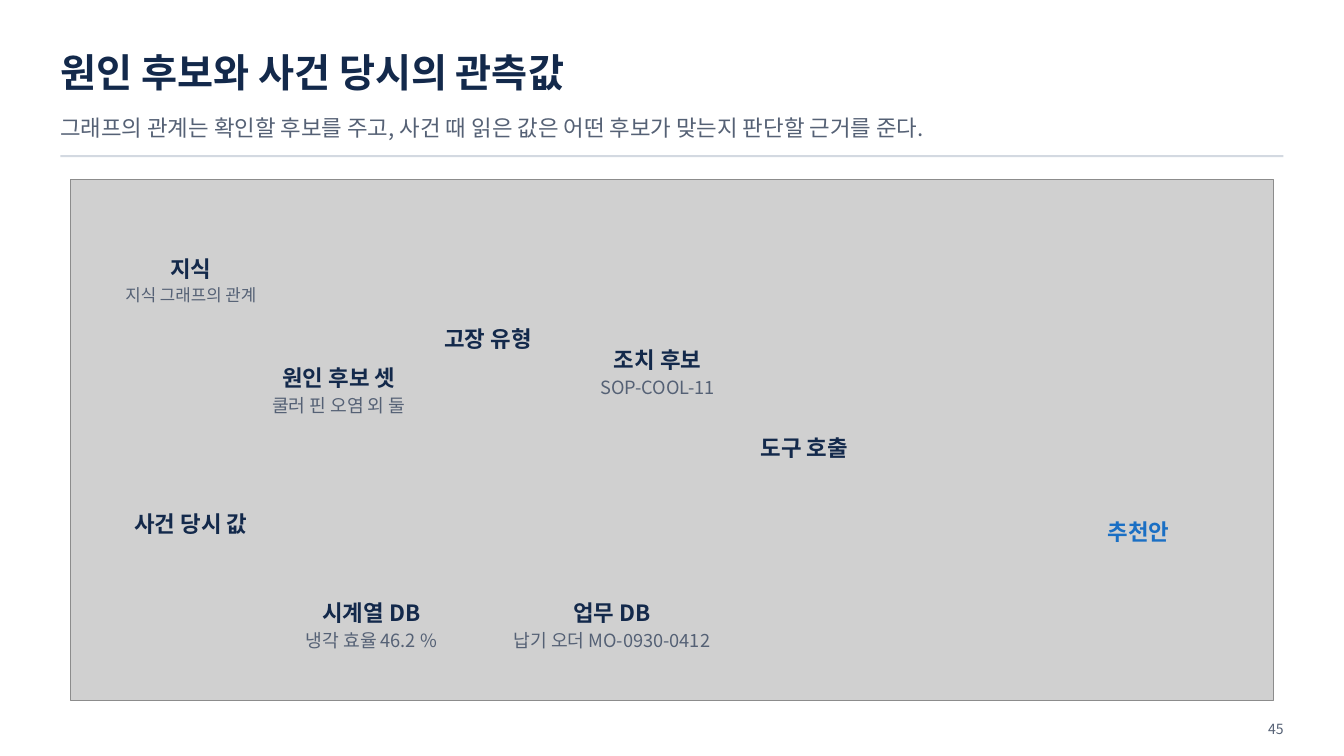
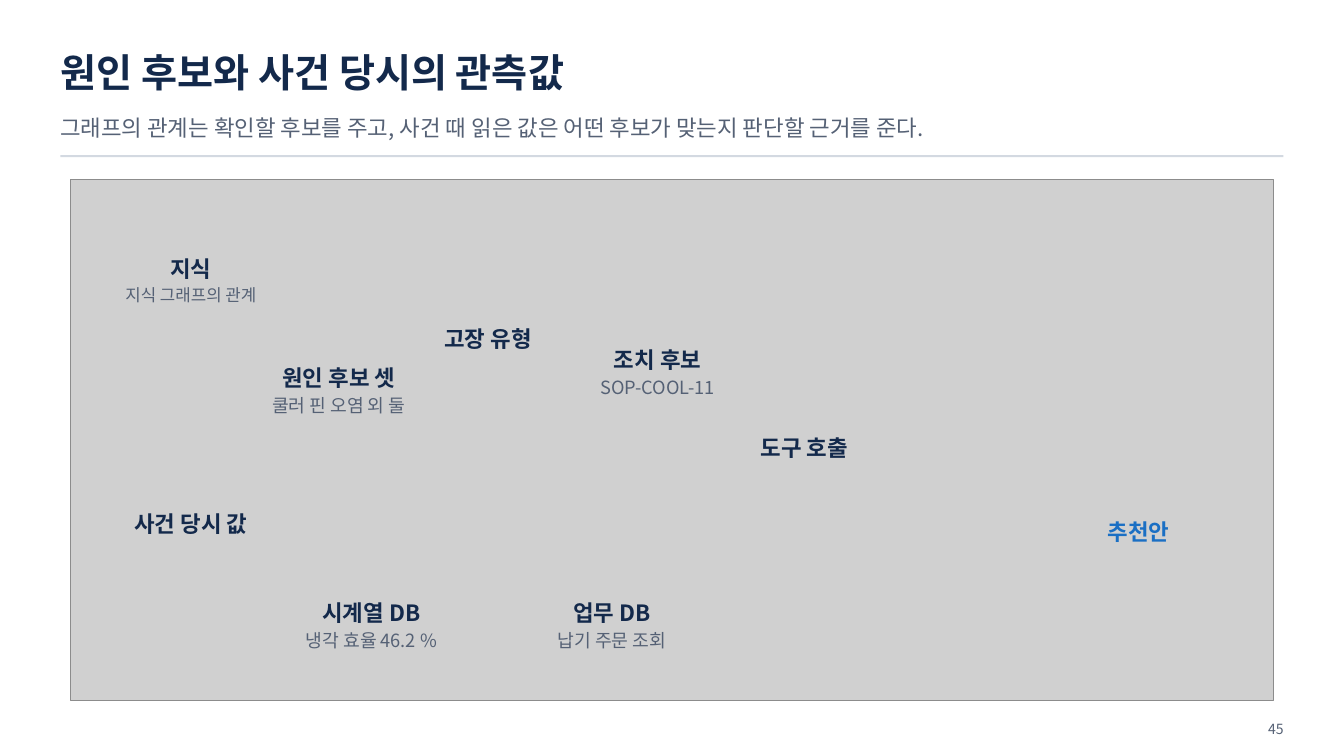
Before and after one commit to uengine-oss/hyd-iot-edu, a slide deck: slide 45 of workspace/강의제작/산출물/통합반/이론/08회차/통합반_08일차.pptx. Drawn at 1344x756 pixels with LibreOffice and Linux fonts; fonts in the diff are those of the drawing; grey boxes stand for pictures. Boxes give left, top, right and bottom in pixels: in the first picture for what was removed or moved away, otherwise in the second. Text is boxed around its words. In the diff, an @@ line names an element or a change of style, - is before the commit and + after.

```diff
--- a/workspace/강의제작/산출물/통합반/이론/08회차/통합반_08일차.pptx
+++ b/workspace/강의제작/산출물/통합반/이론/08회차/통합반_08일차.pptx
@@ text at (558, 632, 666, 649): text changed @@
-납기 오더 MO-0930-0412
+납기 주문 조회
```
Also in this commit, not shown: 3 other slides changed, 23 other files.
